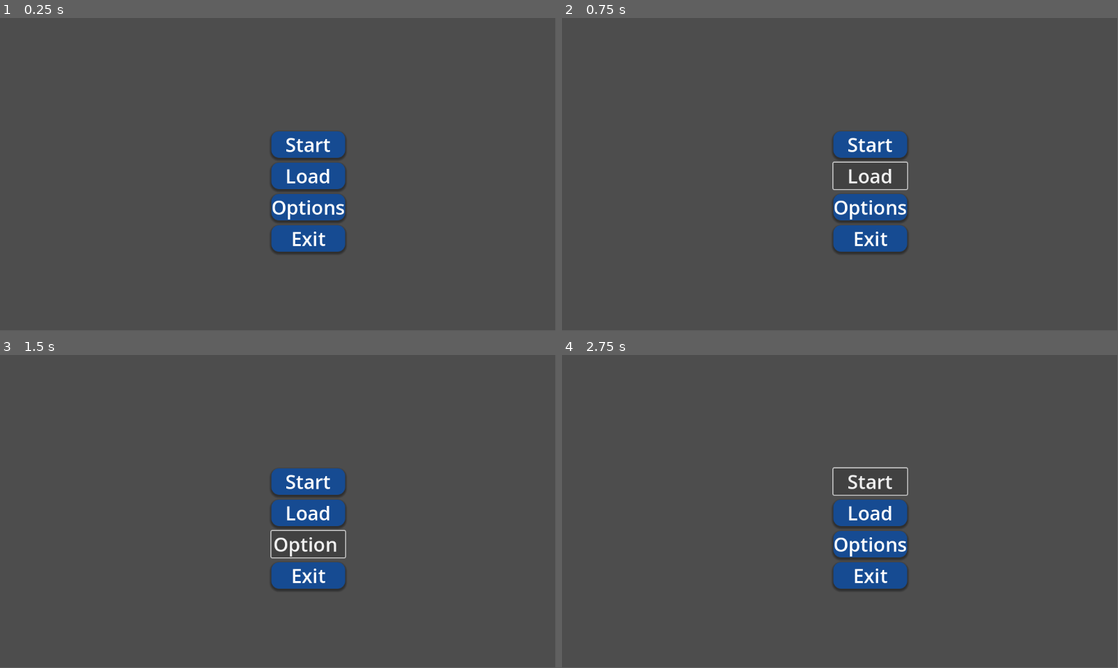
Above: before the commit, frames 1-4 (two rows, left to right).
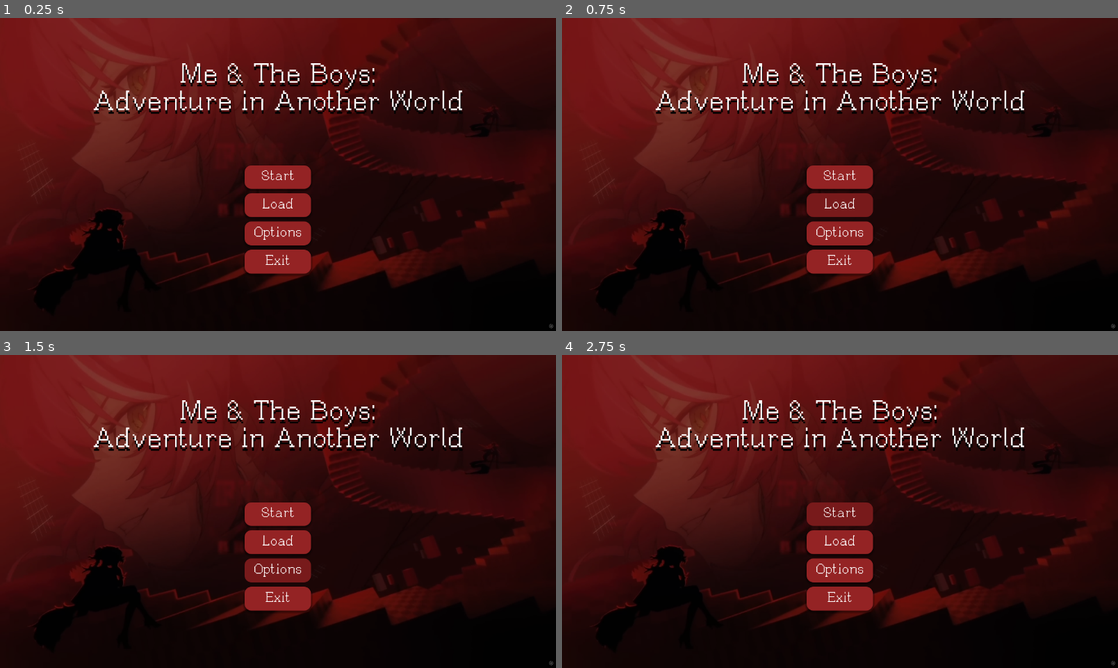
Above: after the commit, the same moments.

Repository: ShinPurinn/MTBAAW
Game: Godot game, scene res://scenes/menus/main_menu/main_menu.tscn
Same seed, same stepped clock (60 frames per second), same inputs: the game is played once before the commit and once after it. The project has no main scene, so this scene is started directly.
Inputs:
- Up to frame 1 (0.25 s): no input
- Up to frame 2 (0.75 s): click "Load" at 0.5 s
- Up to frame 3 (1.5 s): click "Options" at 1.25 s
- Up to frame 4 (2.75 s): click "Start" at 2 s
In our replay, the window is 799x449 before the commit and 800x450 after it. These sizes can differ from the game's own. Grey fills any space a smaller window leaves; there, only what the larger window draws over its background counts as a difference.

The runs differ from the first frame. In frame 1, 100% of the frame differs, in the area x 0-100%, y 0-100%; in frame 2, 100%; in frame 3, 100%; in frame 4, 100%.

Commit message:
Add styled main menu scene with background and font
Introduced a new main menu scene with a custom background image and font. Added main_menu.gd script with button handlers, updated project settings for window size, and enhanced main menu UI with themed buttons and a title label.

Diff:
--- a/project.godot
+++ b/project.godot
@@ -14,6 +14,11 @@
 config/features=PackedStringArray("4.4", "GL Compatibility")
 config/icon="res://icon.svg"
 
+[display]
+
+window/size/viewport_width=1280
+window/size/viewport_height=720
+
 [dotnet]
 
 project/assembly_name="Me & The Boys- Adventure in Another World"
--- /dev/null
+++ b/scenes/menus/main_menu/main_menu.gd
@@ -0,0 +1,17 @@
+extends Control
+
+
+func _on_start_pressed() -> void:
+	pass #get_tree().change_scene_to_file("opening.tscn")
+
+
+func _on_load_pressed() -> void:
+	pass # Replace with function body.
+
+
+func _on_options_pressed() -> void:
+	pass # Replace with function body.
+
+
+func _on_exit_pressed() -> void:
+	get_tree().quit()
--- a/scenes/menus/main_menu/main_menu.tscn
+++ b/scenes/menus/main_menu/main_menu.tscn
@@ -1,7 +1,32 @@
-[gd_scene load_steps=2 format=3 uid="uid://b6lpxa0dyngve"]
+[gd_scene load_steps=9 format=3 uid="uid://b6lpxa0dyngve"]
+
+[ext_resource type="Script" uid="uid://crf2b66ag4f4j" path="res://scenes/menus/main_menu/main_menu.gd" id="1_gm7d7"]
+[ext_resource type="Texture2D" uid="uid://dpln7g42upcsx" path="res://assets/main_menu/main_menu_bg.png" id="1_kx65a"]
+[ext_resource type="FontFile" uid="uid://cfdn5mxddj5t0" path="res://assets/fonts/FantasyDraft.ttf" id="2_flk2s"]
+
+[sub_resource type="StyleBoxTexture" id="StyleBoxTexture_flk2s"]
+texture = ExtResource("1_kx65a")
+modulate_color = Color(0.509286, 0.509286, 0.509286, 1)
+
+[sub_resource type="StyleBoxEmpty" id="StyleBoxEmpty_flk2s"]
+
+[sub_resource type="StyleBoxFlat" id="StyleBoxFlat_gm7d7"]
+bg_color = Color(0.470596, 0.103155, 0.106678, 1)
+corner_radius_top_left = 16
+corner_radius_top_right = 16
+corner_radius_bottom_right = 16
+corner_radius_bottom_left = 16
+
+[sub_resource type="StyleBoxFlat" id="StyleBoxFlat_peecx"]
+bg_color = Color(0.580392, 0.137255, 0.141176, 1)
+corner_radius_top_left = 16
+corner_radius_top_right = 16
+corner_radius_bottom_right = 16
+corner_radius_bottom_left = 16
+shadow_size = 5
 
 [sub_resource type="StyleBoxFlat" id="StyleBoxFlat_aykwt"]
-bg_color = Color(0.0862745, 0.294118, 0.572549, 1)
+bg_color = Color(0.580475, 0.137701, 0.14204, 1)
 corner_radius_top_left = 16
 corner_radius_top_right = 16
 corner_radius_bottom_right = 16
@@ -14,10 +39,43 @@
 layout_mode = 3
 anchor_right = 1.11111
 anchor_bottom = 1.11111
-offset_bottom = -6.10352e-05
+offset_right = -142.222
+offset_bottom = -79.9992
 grow_horizontal = 2
 grow_vertical = 2
+script = ExtResource("1_gm7d7")
 metadata/_edit_use_anchors_ = true
+
+[node name="MainBG" type="Panel" parent="."]
+layout_mode = 1
+anchors_preset = 15
+anchor_right = 1.0
+anchor_bottom = 1.0
+grow_horizontal = 2
+grow_vertical = 2
+theme_override_styles/panel = SubResource("StyleBoxTexture_flk2s")
+
+[node name="Title" type="Label" parent="."]
+layout_mode = 1
+anchors_preset = 8
+anchor_left = 0.5
+anchor_top = 0.5
+anchor_right = 0.5
+anchor_bottom = 0.5
+offset_left = -339.5
+offset_top = -279.0
+offset_right = 339.5
+offset_bottom = -110.0
+grow_horizontal = 2
+grow_vertical = 2
+theme_override_colors/font_shadow_color = Color(0, 0, 0, 1)
+theme_override_constants/shadow_offset_y = 8
+theme_override_fonts/font = ExtResource("2_flk2s")
+theme_override_font_sizes/font_size = 60
+text = "Me & The Boys:
+Adventure in Another World"
+horizontal_alignment = 1
+vertical_alignment = 1
 
 [node name="Main" type="VBoxContainer" parent="."]
 layout_mode = 1
@@ -27,9 +85,9 @@
 anchor_right = 0.5
 anchor_bottom = 0.5
 offset_left = -76.5
-offset_top = -125.0
+offset_top = -20.9996
 offset_right = 76.5
-offset_bottom = 125.0
+offset_bottom = 229.0
 grow_horizontal = 2
 grow_vertical = 2
 theme_override_constants/separation = 10
@@ -37,31 +95,64 @@
 [node name="Start" type="Button" parent="Main"]
 layout_mode = 2
 size_flags_vertical = 3
+theme_override_colors/font_hover_color = Color(1, 1, 1, 1)
 theme_override_colors/font_color = Color(1, 1, 1, 1)
-theme_override_font_sizes/font_size = 40
+theme_override_colors/font_focus_color = Color(1, 1, 1, 1)
+theme_override_colors/font_pressed_color = Color(1, 1, 1, 1)
+theme_override_fonts/font = ExtResource("2_flk2s")
+theme_override_font_sizes/font_size = 30
+theme_override_styles/focus = SubResource("StyleBoxEmpty_flk2s")
+theme_override_styles/hover = SubResource("StyleBoxFlat_gm7d7")
+theme_override_styles/pressed = SubResource("StyleBoxFlat_peecx")
 theme_override_styles/normal = SubResource("StyleBoxFlat_aykwt")
 text = "Start"
 
 [node name="Load" type="Button" parent="Main"]
 layout_mode = 2
 size_flags_vertical = 3
+theme_override_colors/font_hover_color = Color(1, 1, 1, 1)
 theme_override_colors/font_color = Color(1, 1, 1, 1)
-theme_override_font_sizes/font_size = 40
+theme_override_colors/font_focus_color = Color(1, 1, 1, 1)
+theme_override_colors/font_pressed_color = Color(1, 1, 1, 1)
+theme_override_fonts/font = ExtResource("2_flk2s")
+theme_override_font_sizes/font_size = 30
+theme_override_styles/focus = SubResource("StyleBoxEmpty_flk2s")
+theme_override_styles/hover = SubResource("StyleBoxFlat_gm7d7")
+theme_override_styles/pressed = SubResource("StyleBoxFlat_peecx")
 theme_override_styles/normal = SubResource("StyleBoxFlat_aykwt")
 text = "Load"
 
 [node name="Options" type="Button" parent="Main"]
 layout_mode = 2
 size_flags_vertical = 3
+theme_override_colors/font_hover_color = Color(1, 1, 1, 1)
 theme_override_colors/font_color = Color(1, 1, 1, 1)
-theme_override_font_sizes/font_size = 40
+theme_override_colors/font_focus_color = Color(1, 1, 1, 1)
+theme_override_colors/font_pressed_color = Color(1, 1, 1, 1)
+theme_override_fonts/font = ExtResource("2_flk2s")
+theme_override_font_sizes/font_size = 30
+theme_override_styles/focus = SubResource("StyleBoxEmpty_flk2s")
+theme_override_styles/hover = SubResource("StyleBoxFlat_gm7d7")
+theme_override_styles/pressed = SubResource("StyleBoxFlat_peecx")
 theme_override_styles/normal = SubResource("StyleBoxFlat_aykwt")
 text = "Options"
 
 [node name="Exit" type="Button" parent="Main"]
 layout_mode = 2
 size_flags_vertical = 3
+theme_override_colors/font_hover_color = Color(1, 1, 1, 1)
 theme_override_colors/font_color = Color(1, 1, 1, 1)
-theme_override_font_sizes/font_size = 40
+theme_override_colors/font_focus_color = Color(1, 1, 1, 1)
+theme_override_colors/font_pressed_color = Color(1, 1, 1, 1)
+theme_override_fonts/font = ExtResource("2_flk2s")
+theme_override_font_sizes/font_size = 30
+theme_override_styles/focus = SubResource("StyleBoxEmpty_flk2s")
+theme_override_styles/hover = SubResource("StyleBoxFlat_gm7d7")
+theme_override_styles/pressed = SubResource("StyleBoxFlat_peecx")
 theme_override_styles/normal = SubResource("StyleBoxFlat_aykwt")
 text = "Exit"
+
+[connection signal="pressed" from="Main/Start" to="." method="_on_start_pressed"]
+[connection signal="pressed" from="Main/Load" to="." method="_on_load_pressed"]
+[connection signal="pressed" from="Main/Options" to="." method="_on_options_pressed"]
+[connection signal="pressed" from="Main/Exit" to="." method="_on_exit_pressed"]
Binary file added: assets/fonts/FantasyDraft.ttf
Not shown, added: assets/fonts/FantasyDraft.ttf.import
Binary file added: assets/main_menu/main_menu_bg.png
Not shown, added: assets/main_menu/main_menu_bg.png.import
Not shown, added: scenes/menus/main_menu/main_menu.gd.uid
